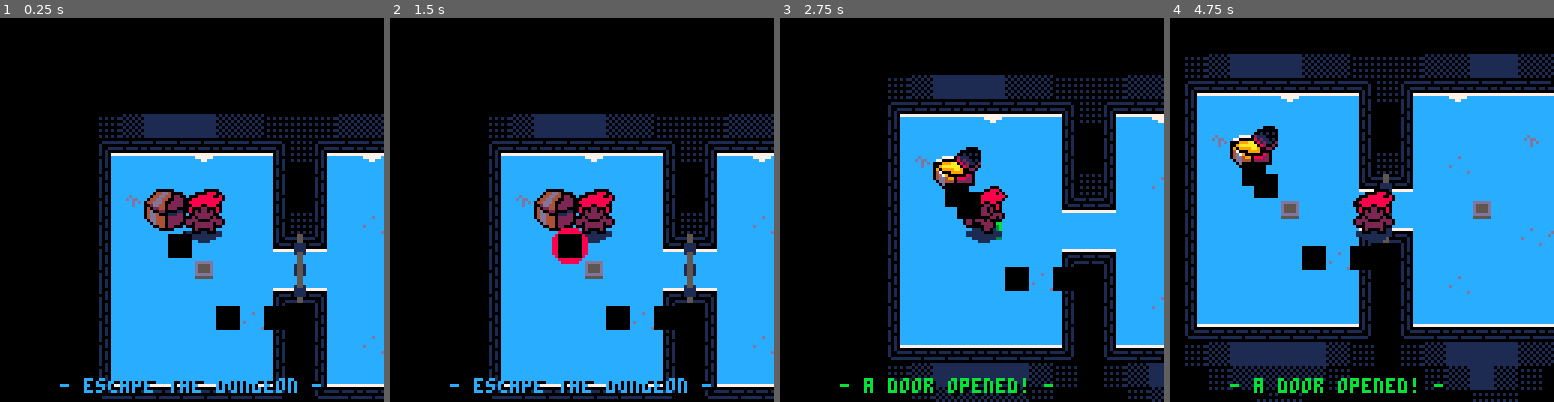
Above: before the commit, frames 1-4 (left to right).
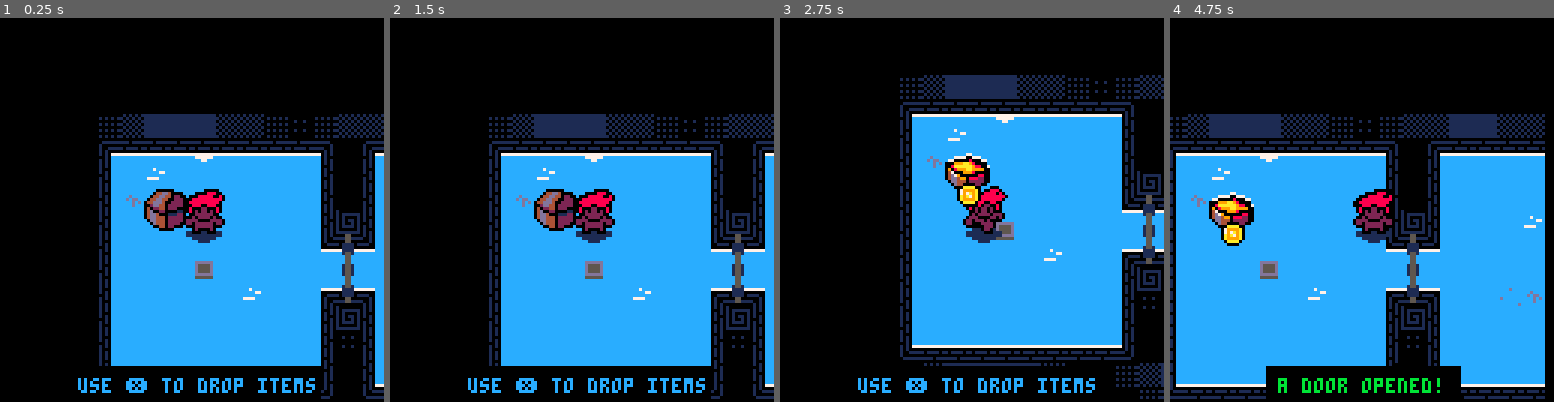
Above: after the commit, the same moments.

Repository: Kiyotoko/gamejam
Game: PICO-8 cartridge game.p8
The game is run twice, just before and just after one commit, with the same random seed, the same clock (stepped at 60 frames per second) and the same inputs.
Inputs:
- Up to frame 1 (0.25 s): no input
- Up to frame 2 (1.5 s): tap O (Z key) at 0.33, 0.7, 1.43 s; tap X (X key) at 1.07 s
- Up to frame 3 (2.75 s): hold Left 1.97-2.37 s; tap X (X key) at 2.07, 2.4, 2.73 s; tap O (Z key) at 2.22 s; hold Down from 2.42 s (still down)
- Up to frame 4 (4.75 s): release Down at 2.82 s; hold Right 2.87-3.53 s; tap X (X key) every 0.33 s from 3.07 to 4.73 s; tap O (Z key) at 3.1, 3.98 s; hold Up 3.58-4.08 s; hold Right 4.13-4.53 s; hold Down from 4.58 s (still down)

The runs differ from the first frame. In frame 1, 18% of the frame differs, in the area x 15-100%, y 25-100%; in frame 2, 18%; in frame 3, 24%; in frame 4, 47%, in the area x 0-100%, y 9-100%.

Commit message:
small updates to map and doors, fixed chest bg in spritesheet

Diff:
--- a/doors.lua
+++ b/doors.lua
@@ -2,7 +2,7 @@
 
 -- the doors on the map
 doors = {
-	[0] = {x=8,y=5,w=1,h=3},
+	[0] = {x=10,y=5,w=1,h=3},
 	[1] = {x=21,y=3,w=1,h=7},
 	[2] = {x=25,y=3,w=1,h=7}
 }
--- a/game.p8
+++ b/game.p8
@@ -140,141 +140,28 @@
 
 
 
+__gff__
+0000000000000000000000000000000000000000000000000000000000000000000000000000000000000000000000000000000000000000000000000000000000000000000000000000000001000000000000000000000000000000000000000000000000000000000000000000000000000000000000000000000000020000
+0100000000000000000000000000000001010000000100000000000000000000000000000000000000000000000000000000000000000000000000000000000001000101010100010101010101010101010101010101010001000000000000000000000000000000000000000000000000000000000000000000000000000000
+__map__
+8f8e8d8d8d8e8e8f9f8f8e8e8d8d8e8e8f000000000000000000000000000000000000000000000000000000000000000000000000000000000000000000000000000000000000000000000000000000000000000000000000000000000000000000000000000000000000000000000000000000000000000000000000000000
+828383839383838383849b828383838384000000000000000000000000000000000000000000000000000000000000000000000000000000000000000000000000000000000000000000000000000000000000000000000000000000000000000000000000000000000000000000000000000000000000000000000000000000
+818095808080808080859b818080808085000000000000000000000000000000000000000000000000000000000000000000000000000000000000000000000000000000000000000000000000000000000000000000000000000000000000000000000000000000000000000000000000000000000000000000000000000000
+819180808080808080859b818080808085000000009090909000000000000000000000000000000000000000000000000000000000000000000000000000000000000000000000000000000000000000000000000000000000000000000000000000000000000000000000000000000000000000000000000000000000000000
+818080808080808080859e818080809585909090909090909000000000000000000000000000000000000000000000000000000000000000000000000000000000000000000000000000000000000000000000000000000000000000000000000000000000000000000000000000000000000000000000000000000000000000
+81808080808080808089a38a8080808085909090909090909000000000000000000000000000000000000000000000000000000000000000000000000000000000000000000000000000000000000000000000000000000000000000000000000000000000000000000000000000000000000000000000000000000000000000
+81808080c08080808080a0808080808085909090909090909000000000000000000000000000000000000000000000000000000000000000000000000000000000000000000000000000000000000000000000000000000000000000000000000000000000000000000000000000000000000000000000000000000000000000
+8180808080809580808ba78c8080909185900000009090909000000000000000000000000000000000000000000000000000000000000000000000000000000000000000000000000000000000000000000000000000000000000000000000000000000000000000000000000000000000000000000000000000000000000000
+818080808080808080859e818080808085000000000000000000000000000000000000000000000000000000000000000000000000000000000000000000000000000000000000000000000000000000000000000000000000000000000000000000000000000000000000000000000000000000000000000000000000000000
+818080808080808080859f818080808085000000000000000000000000000000000000000000000000000000000000000000000000000000000000000000000000000000000000000000000000000000000000000000000000000000000000000000000000000000000000000000000000000000000000000000000000000000
+8180808080808080808500818080808085000000000000000000000000000000000000000000000000000000000000000000000000000000000000000000000000000000000000000000000000000000000000000000000000000000000000000000000000000000000000000000000000000000000000000000000000000000
+8687878787878787878800868787878788000000000000000000000000000000000000000000000000000000000000000000000000000000000000000000000000000000000000000000000000000000000000000000000000000000000000000000000000000000000000000000000000000000000000000000000000000000
+8f8e8d8d8d8d8e8f008f8e8d8d8d8e8e8f000000000000000000000000000000000000000000000000000000000000000000000000000000000000000000000000000000000000000000000000000000000000000000000000000000000000000000000000000000000000000000000000000000000000000000000000000000
+9f8f8e8e8e8e8f9f00008f8e8d8e8f0000000000000000000000000000000000000000000000000000000000000000000000000000000000000000000000000000000000000000000000000000000000000000000000000000000000000000000000000000000000000000000000000000000000000000000000000000000000
+0000008f8f9f0000000000008f8f000000000000000000000000000000000000000000000000000000000000000000000000000000000000000000000000000000000000000000000000000000000000000000000000000000000000000000000000000000000000000000000000000000000000000000000000000000000000
+0000000000000000000000009f00000000000000000000000000000000000000000000000000000000000000000000000000000000000000000000000000000000000000000000000000000000000000000000000000000000000000000000000000000000000000000000000000000000000000000000000000000000000000
 
 
 
 
 
-…(109 lines of a section not shown)…
-__gff__
-0000000000000000000000000000000000000000000000000000000000000000000000000000000000000000000000000000000000000000000000000000000000000000000000000000000001000000000000000000000000000000000000000000000000000000000000000000000000000000000000000000000000020000
-0100000000000000000000000000000001010000000000000000000000000000000000000000000000000000000000000000000000000000000000000000000001010101010101010101010101010101010101010101010101010101010101010000000000000000000000000000000000000000000000000000000000000000
-__map__
-8f8e8d8d8d8e8e8f8f8f8e8e8d8d8e8e8f000000000000000000000000000000000000000000000000000000000000000000000000000000000000000000000000000000000000000000000000000000000000000000000000000000000000000000000000000000000000000000000000000000000000000000000000000000
-82838383938383848f828393838383838400008f8e8e8e8e8e8e8e0000000000000000000000000000000000000000000000000000000000000000000000000000000000000000000000000000000000000000000000000000000000000000000000000000000000000000000000000000000000000000000000000000000000
-81808080808080859b8180808080808085008f8e8d8d8d8d8d8d8d0000000000000000000000000000000000000000000000000000000000000000000000000000000000000000000000000000000000000000000000000000000000000000000000000000000000000000000000000000000000000000000000000000000000
-81919292808080859b818080808091808500829383a3839383a3000000000000000000000000000000000000000000000000000000000000000000000000000000000000000000000000000000000000000000000000000000000000000000000000000000000000000000000000000000000000000000000000000000000000
-81809292808080858f81809080808080858f818080a0808080a0000000000000000000000000000000000000000000000000000000000000000000000000000000000000000000000000000000000000000000000000000000000000000000000000000000000000000000000000000000000000000000000000000000000000
-8180808080808089a38a80808080808089838a9080a0809180a0000000000000000000000000000000000000000000000000000000000000000000000000000000000000000000000000000000000000000000000000000000000000000000000000000000000000000000000000000000000000000000000000000000000000
-81808080c0808080a0808080c0808080808080c180a080c280a0000000000000000000000000000000000000000000000000000000000000000000000000000000000000000000000000000000000000000000000000000000000000000000000000000000000000000000000000000000000000000000000000000000000000
-818080808080808ba78c8080808090918b878c8080a0808080a0000000000000000000000000000000000000000000000000000000000000000000000000000000000000000000000000000000000000000000000000000000000000000000000000000000000000000000000000000000000000000000000000000000000000
-81808080808090850081808080808080859f819180a0808090a0000000000000000000000000000000000000000000000000000000000000000000000000000000000000000000000000000000000000000000000000000000000000000000000000000000000000000000000000000000000000000000000000000000000000
-818080808080808500818090808080808500868787a7878787a7000000000000000000000000000000000000000000000000000000000000000000000000000000000000000000000000000000000000000000000000000000000000000000000000000000000000000000000000000000000000000000000000000000000000
-8180808080808085008180808080808085008f8e8d8d8d8d8d00000000000000000000000000000000000000000000000000000000000000000000000000000000000000000000000000000000000000000000000000000000000000000000000000000000000000000000000000000000000000000000000000000000000000
-868787878787878800868787878787878800008f8e8e8e8e0000000000000000000000000000000000000000000000000000000000000000000000000000000000000000000000000000000000000000000000000000000000000000000000000000000000000000000000000000000000000000000000000000000000000000
-8f8e8d8d8d8d8e8f008f8e8d8d8d8e8e8f0000008f8f8f000000000000000000000000000000000000000000000000000000000000000000000000000000000000000000000000000000000000000000000000000000000000000000000000000000000000000000000000000000000000000000000000000000000000000000
-008f8e8e8e8e8f0000008f8e8d8e8f0000000000000000000000000000000000000000000000000000000000000000000000000000000000000000000000000000000000000000000000000000000000000000000000000000000000000000000000000000000000000000000000000000000000000000000000000000000000
-0000008f8f000000000000008f8f000000000000000000000000000000000000000000000000000000000000000000000000000000000000000000000000000000000000000000000000000000000000000000000000000000000000000000000000000000000000000000000000000000000000000000000000000000000000
-…(5 lines of a section not shown)…
--- a/main.lua
+++ b/main.lua
@@ -35,11 +35,11 @@
 flag_free = 0
 
 function _init()
-	place_item(3, 5, gold)
-	place_item(5, 8, pyrite)
-	place_item(7, 8, copper_coil)
 
-	info("escape the dungeon")
+  info("escape the dungeon")
+  info("use ⬆️⬇️⬅️➡️ to move around")
+  info("use 🅾️ to pick up or interact with objects ")
+  info("use ❎ to drop items")
 end
 
 function _update()
--- a/utility.lua
+++ b/utility.lua
@@ -74,10 +74,11 @@
 
 function show_message()
 	if message ~= nil then
-		color(0)
-		print(" - " .. message .. " - ", 17, 121)
+		rectfill(60-#message*2,116,68+#message*2,128, 0)
+    color(0)
+		print(message, 64-#message*2, 121)
 		color(level)
-		print(" - " .. message .. " - ", 16, 120)
+		print(message, 64-#message*2, 120)
 	end
 end
 
Not shown, changed: 199 lines of the sprite sheet (__gfx__) section of game.p8
Not shown, changed: the thumbnail (__label__) section of game.p8
Not shown, changed: spritesheet.png
